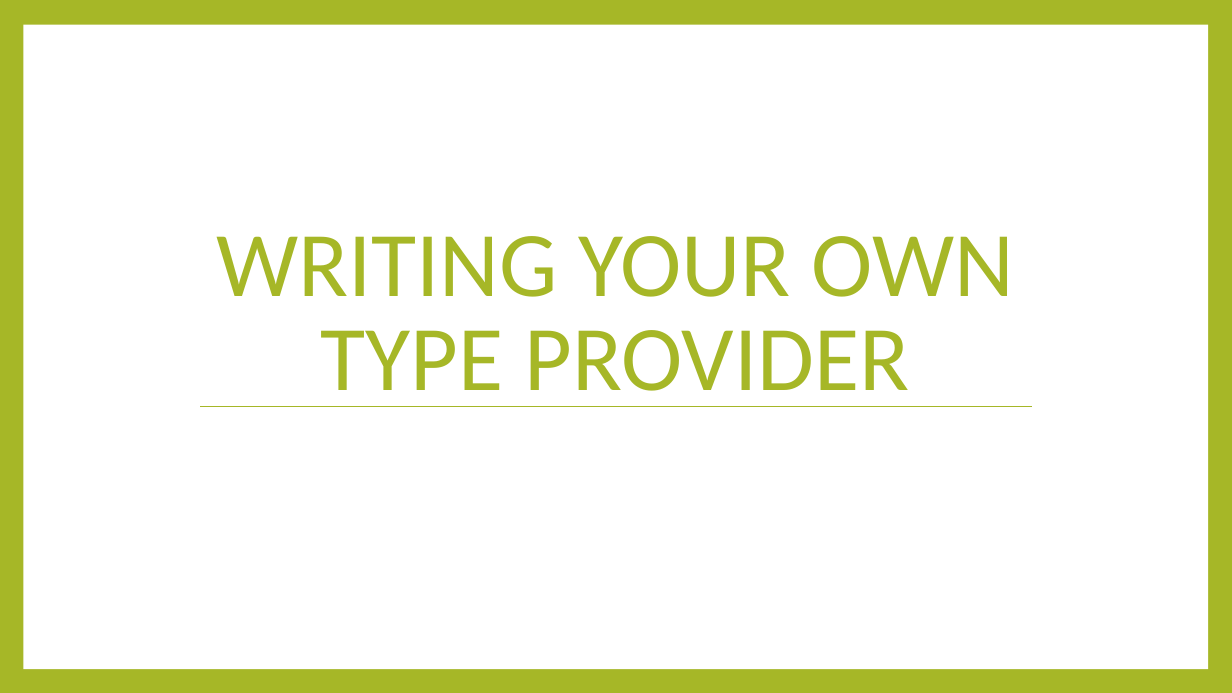
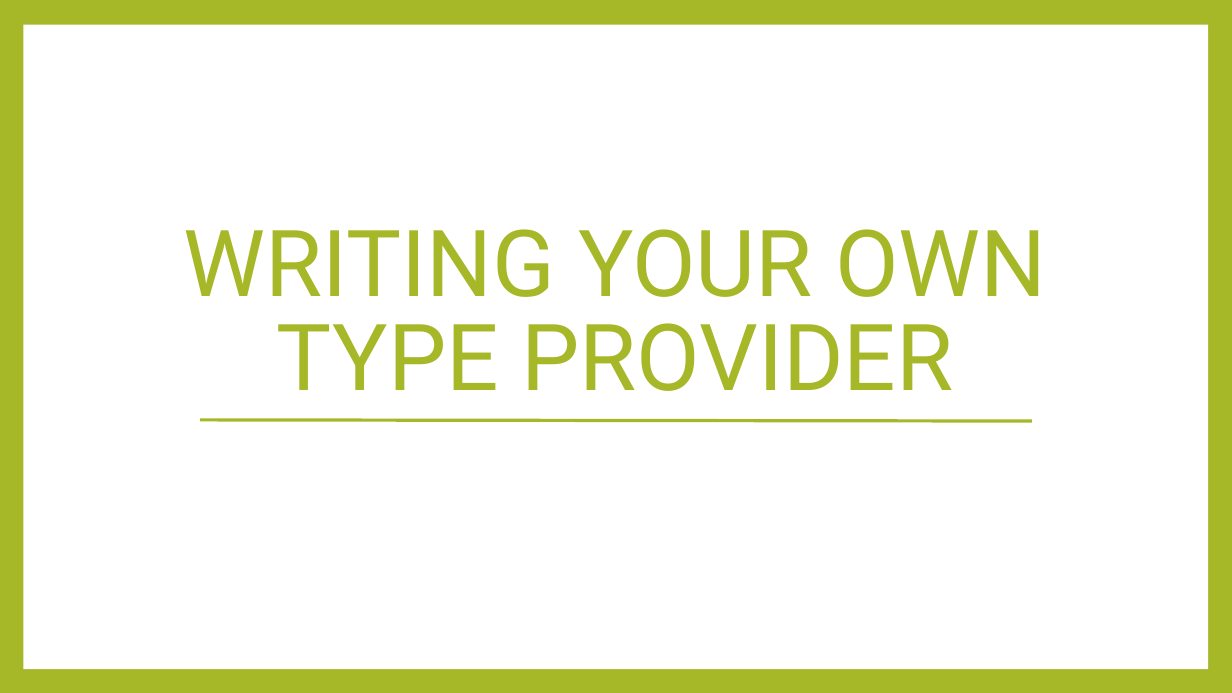
Before and after one commit to rachelblasucci/Current-Talks, a slide deck: slide 10 of Type Providers/Type Providers.pptx (slide 9 before the commit). Drawn at 1232x693 pixels with LibreOffice and Linux fonts; fonts in the diff are those of the drawing. Boxes give left, top, right and bottom in pixels: in the first picture for what was removed or moved away, otherwise in the second. Text is boxed around its words. In the diff, an @@ line names an element or a change of style, - is before the commit and + after.

```diff
--- a/Type Providers/Type Providers.pptx
+++ b/Type Providers/Type Providers.pptx
@@ title "WRITING YOUR OWN TYPE PROVIDER": place and size @@
-title "WRITING YOUR OWN TYPE PROVIDER" at (216, 236, 1014, 407)
+title "WRITING YOUR OWN TYPE PROVIDER" at (112, 118, 1119, 414)
@@ title "WRITING YOUR OWN TYPE PROVIDER" at (112, 118, 1119, 414): font Calibri to Roboto; fill none to #FFFFFF at 60% opacity; outline none to #FFFFFF 5 pt @@
@@ line moved from (201, 407) - (1031, 407) to (200, 420) - (1031, 421) @@
@@ line (200, 420) - (1031, 421): stroke #A6B727 0.79 pt to #A6B727 2.5 pt @@
```
Also in this commit, not shown: 12 other slides changed, 2 slides added, 4 other files.
